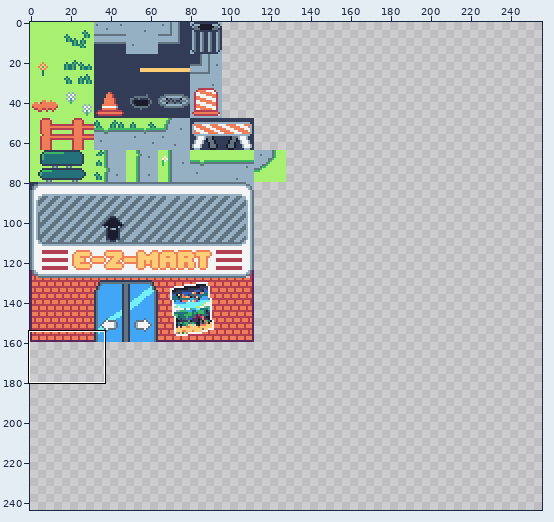
Sprite sheet: ufo-game/Tilemaps/UFO Tilesheet.png. The picture above shows the old version from afar; the outline marks the close-up.
Close-up. Old version:
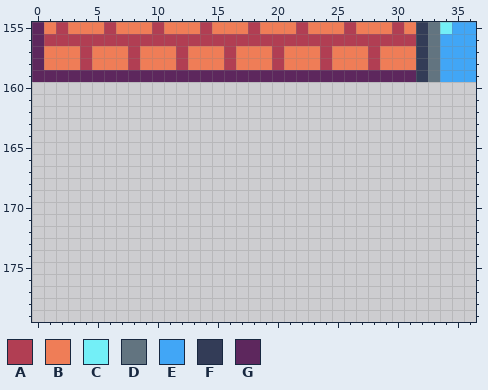
The file is 256x256 pixels. Shown: x 0..36, y 155..179. The wide view leaves out empty margins. The commit also changed other parts of the picture, which this record leaves out.
Palette (. is transparent): A #b13e53  B #ef7d57  C #73eff7  D #627480  E #41a6f6  F #333c57  G #5d275d
Pixels before, first column x 0:
155 GBABBBABBBABBBABBBABBBABBBABBBABFDCEE
156 GAAAAAAAAAAAAAAAAAAAAAAAAAAAAAAAFDEEE
157 GBBBABBBABBBABBBABBBABBBABBBABBBFDEEE
158 GBBBABBBABBBABBBABBBABBBABBBABBBFDEEE
159 GGGGGGGGGGGGGGGGGGGGGGGGGGGGGGGGFDEEE
Now the later version:
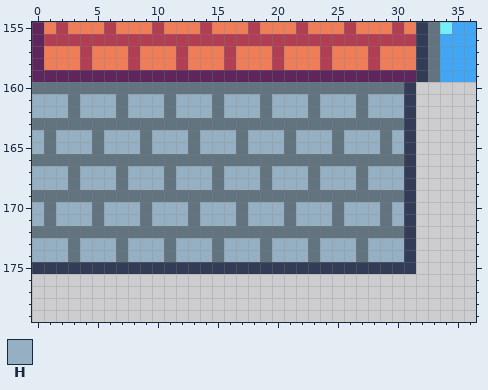
Colours new in this view: H #94b0c2
Edits made:
Changed rows in their new state; - is an unchanged pixel.
first column x 0:
160 DDDDDDDDDDDDDDDDDDDDDDDDDDDDDDDF
161 HHHDHHHDHHHDHHHDHHHDHHHDHHHDHHHF
162 HHHDHHHDHHHDHHHDHHHDHHHDHHHDHHHF
163 DDDDDDDDDDDDDDDDDDDDDDDDDDDDDDDF
164 HDHHHDHHHDHHHDHHHDHHHDHHHDHHHDHF
165 HDHHHDHHHDHHHDHHHDHHHDHHHDHHHDHF
166 DDDDDDDDDDDDDDDDDDDDDDDDDDDDDDDF
167 HHHDHHHDHHHDHHHDHHHDHHHDHHHDHHHF
168 HHHDHHHDHHHDHHHDHHHDHHHDHHHDHHHF
169 DDDDDDDDDDDDDDDDDDDDDDDDDDDDDDDF
170 HDHHHDHHHDHHHDHHHDHHHDHHHDHHHDHF
171 HDHHHDHHHDHHHDHHHDHHHDHHHDHHHDHF
172 DDDDDDDDDDDDDDDDDDDDDDDDDDDDDDDF
173 HHHDHHHDHHHDHHHDHHHDHHHDHHHDHHHF
174 HHHDHHHDHHHDHHHDHHHDHHHDHHHDHHHF
175 FFFFFFFFFFFFFFFFFFFFFFFFFFFFFFFF
